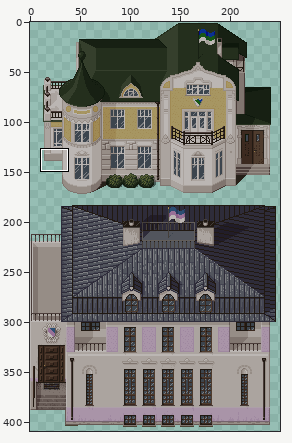
One commit to this sprite sheet: src/game/sprites/data/buildings.png. Above, an overview of the earlier version with the close-up marked.
Close-up. The starting point:
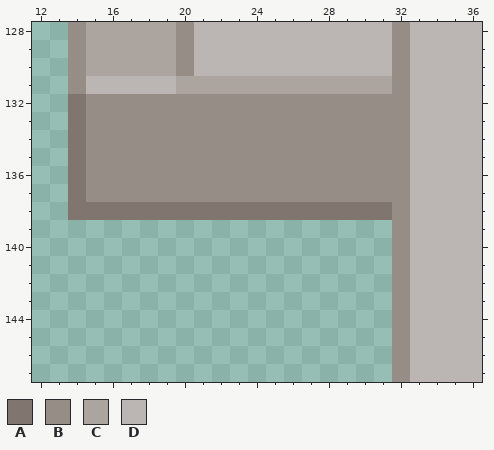
The file is 256x416 pixels. Colours within 5 levels of each other are drawn and written as one. Shown: x 12..36, y 128..147. The wide view leaves out empty margins. The commit also changed other parts of the picture, which this record leaves out.
Palette (. is transparent): A #80756f  B #968d86  C #aba49f  D #bbb6b3
Pixels before, first column x 14:
128 BCCCCCBDDDDDDDDDDDBDDDD
129 BCCCCCBDDDDDDDDDDDBDDDD
130 BCCCCCBDDDDDDDDDDDBDDDD
131 BDDDDDCCCCCCCCCCCCBDDDD
132 ABBBBBBBBBBBBBBBBBBDDDD
133 ABBBBBBBBBBBBBBBBBBDDDD
134 ABBBBBBBBBBBBBBBBBBDDDD
135 ABBBBBBBBBBBBBBBBBBDDDD
136 ABBBBBBBBBBBBBBBBBBDDDD
137 ABBBBBBBBBBBBBBBBBBDDDD
138 AAAAAAAAAAAAAAAAAABDDDD
139 ..................BDDDD
140 ..................BDDDD
141 ..................BDDDD
142 ..................BDDDD
143 ..................BDDDD
144 ..................BDDDD
145 ..................BDDDD
146 ..................BDDDD
147 ..................BDDDD
After the commit:
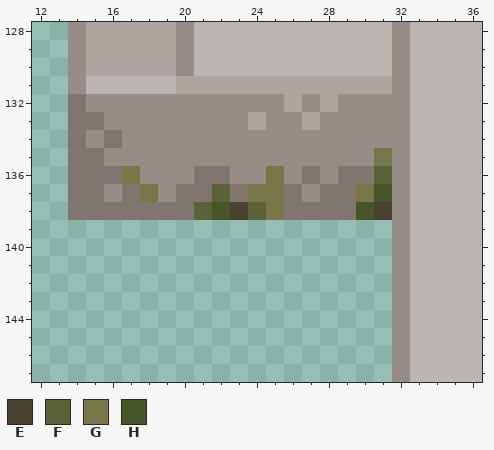
Colours new in this view: E #494132  F #5c6237  G #78774a  H #47552b
Edits made:
y 132: x 26 B -> C; x 28 B -> C
y 133: x 15 B -> A; x 24 B -> C; x 27 B -> C
y 134: x 16 B -> A
y 135: x 15 B -> A; x 31 B -> G
y 136: x 15..17 BBB -> AAG; x 21..22 BB -> AA; x 25 B -> G; x 27 B -> A; x 29..31 BBB -> AAF
y 137: x 15 B -> A; x 17..18 BB -> AG; x 20..26 BBBBBBB -> AAFAGGA; x 28..31 BBBB -> AAGH
y 138: x 21..25 AAAAA -> FHEFG; x 30..31 AA -> HE
